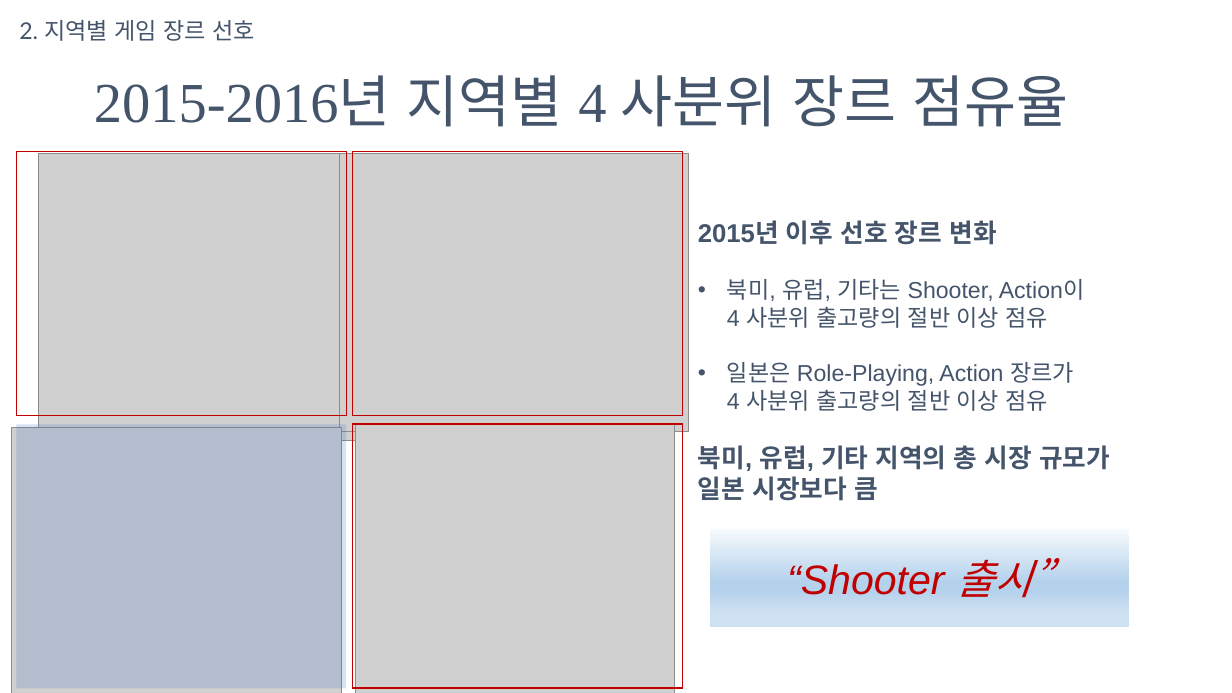
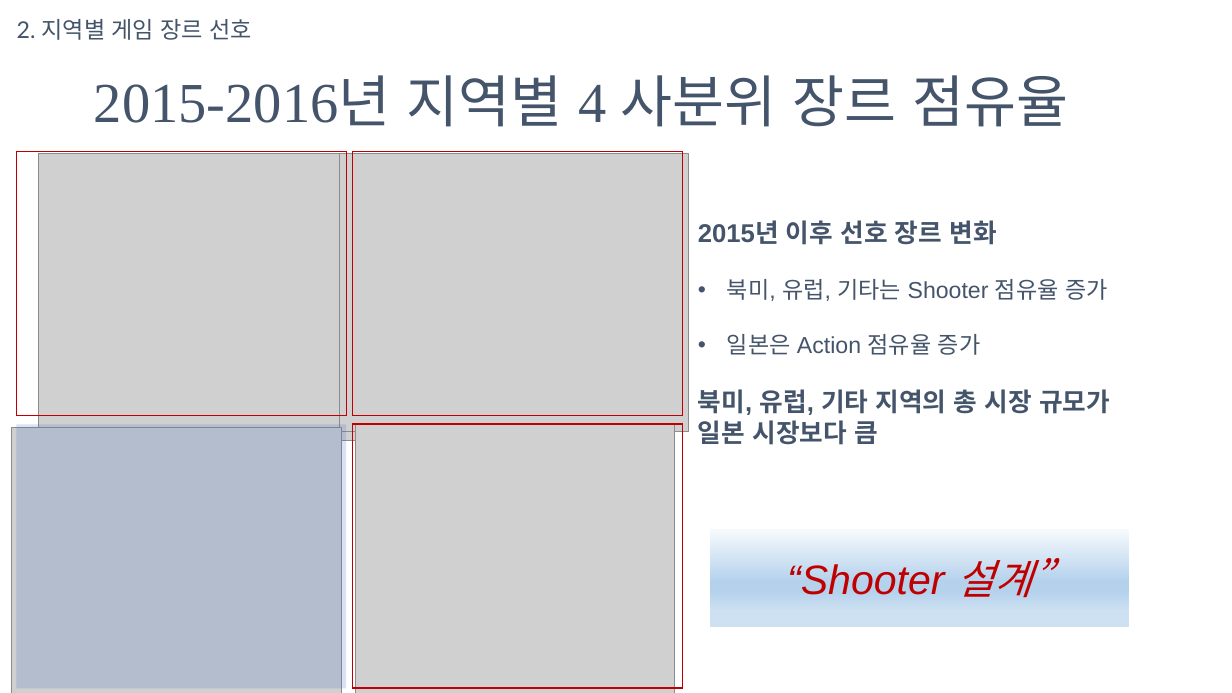
Before and after one commit to Jihyesh/codestates_projects_section1, a slide deck: slide 8 of Game Genres.pptx. Drawn at 1232x693 pixels with LibreOffice and Linux fonts; fonts in the diff are those of the drawing; grey boxes stand for pictures. Boxes give left, top, right and bottom in pixels: in the first picture for what was removed or moved away, otherwise in the second. Text is boxed around its words. In the diff, an @@ line names an element or a change of style, - is before the commit and + after.

```diff
--- a/Game Genres.pptx
+++ b/Game Genres.pptx
@@ text in rectangle at bbox=[727, 279, 1108, 355]: text changed @@
-• 북미, 유럽, 기타는 Shooter, Action이
-  4 사분위 출고량의 절반 이상 점유
-• 일본은 Role-Playing, Action 장르가
-  4 사분위 출고량의 절반 이상 점유
+• 북미, 유럽, 기타는 Shooter 점유율 증가
+• 일본은 Action 점유율 증가
@@ text in rectangle at bbox=[787, 558, 1051, 598]: text changed @@
-“Shooter 출시”
+“Shooter 설계”
```
Also in this commit, not shown: 2 other slides changed, 2 slides added.
